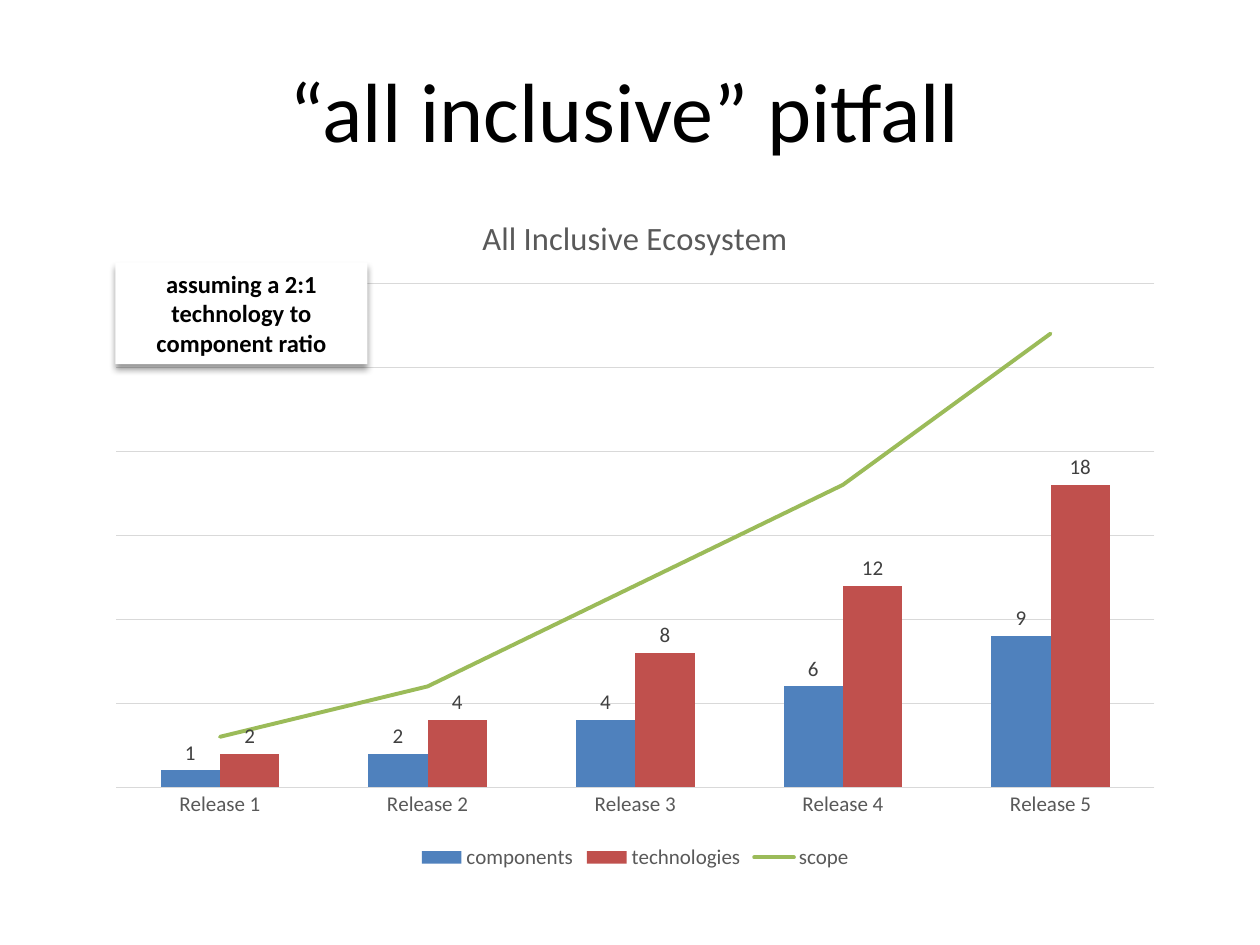
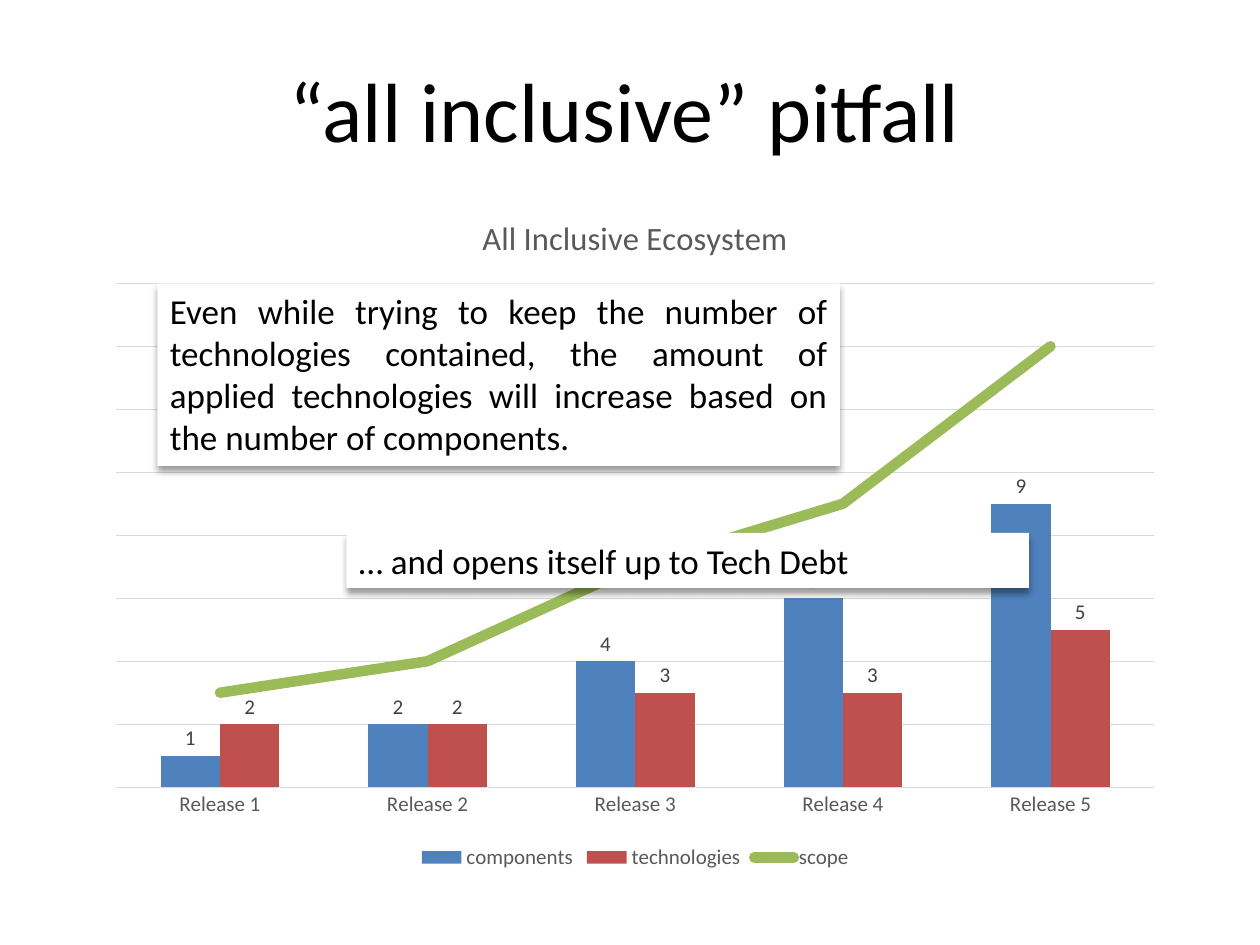
Before and after one commit to dsietz/open-source-model, a slide deck: slide 61 of Adopting the Open Source Model.pptx. Drawn at 1260x945 pixels with LibreOffice and Linux fonts; fonts in the diff are those of the drawing. Boxes give left, top, right and bottom in pixels: in the first picture for what was removed or moved away, otherwise in the second. Text is boxed around its words. In the diff, an @@ line names an element or a change of style, - is before the commit and + after.

```diff
--- a/Adopting the Open Source Model.pptx
+++ b/Adopting the Open Source Model.pptx
@@ column chart at (x1=94, y1=189, x2=1176, y2=874) @@
-technologies: 2, 4, 8, 12, 18
+technologies: 2, 2, 3, 3, 5
-scope: 3, 6, 12, 18, 27
+scope: 3, 4, 7, 9, 14
@@ rectangle "Even while trying to keep ..." resized from (x1=116, y1=262, x2=368, y2=364) to (x1=158, y1=284, x2=840, y2=466) @@
@@ text in rectangle at (x1=170, y1=299, x2=827, y2=456): text changed; size 14 to 20 pt; bold off @@
-assuming a 2:1 technology to component ratio
+Even while trying to keep the number of technologies contained, the amount of applied technologies will increase based on the number of components.
@@ rectangle added at (x1=346, y1=533, x2=1029, y2=588), fill #FFFFFF, 20 pt, text #000000 @@
+… and opens itself up to Tech Debt
```
Also in this commit, not shown: 3 other slides changed, 6 slides added, 58 slides removed.
